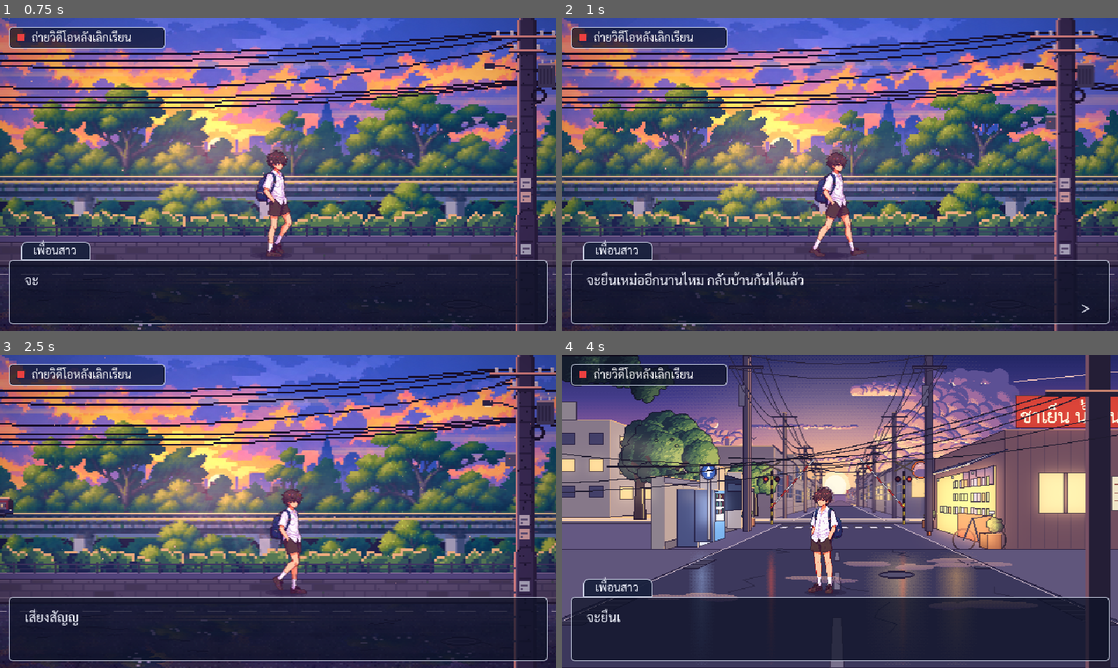
Above: before the commit, frames 1-4 (two rows, left to right).
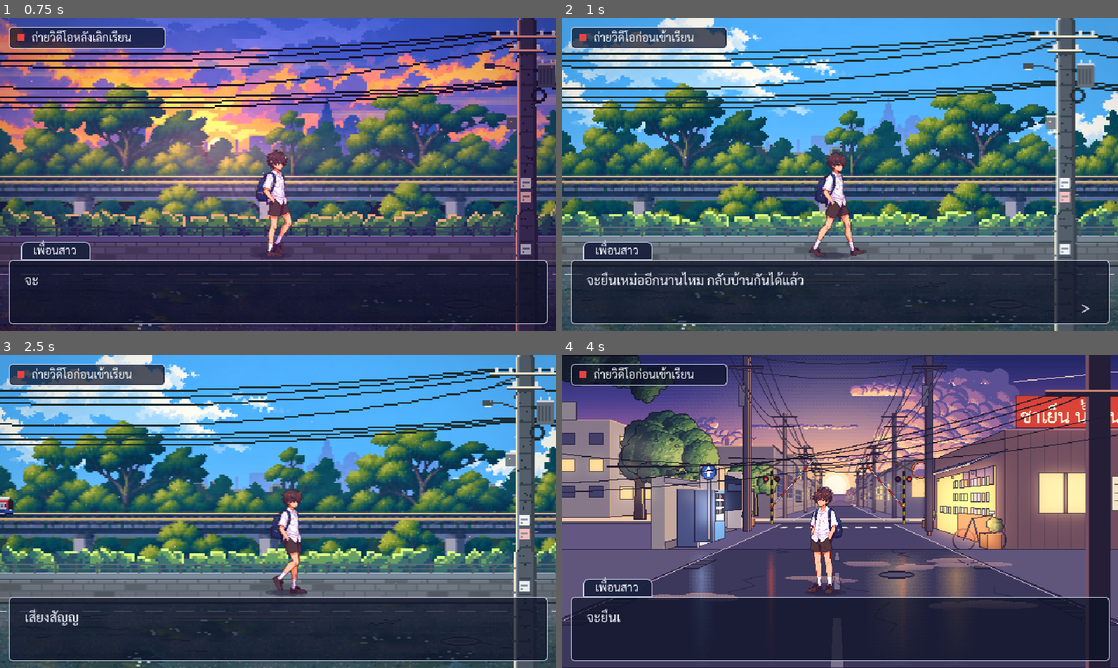
Above: after the commit, the same moments.

Repository: nerfmez/Story-game
Game: Godot game, scene res://scenes/main.tscn
The game is run twice, just before and just after one commit, with the same random seed, the same clock (stepped at 60 frames per second) and the same inputs.
Inputs (mouse positions are in pixels of both pictures, inside the frame that each line leads up to):
- Up to frame 1 (0.75 s): tap Enter (ui_accept) at 0.5 s; move the mouse to (400, 158) at 0.52 s; hold Right (ui_right) from 0.53 s (still down); tap M at 0.6 s; click (400, 158) at 0.67 s
- Up to frame 2 (1 s): keep holding Right (ui_right); tap Enter (ui_accept) at 0.77 s; tap T at 0.8 s
- Up to frame 3 (2.5 s): move the mouse to (166, 527) at 1.27 s; release Right (ui_right) at 1.28 s; hold Left (ui_left) 1.28-2.03 s; tap T at 1.35, 2.3 s; click (166, 527) at 1.42 s; tap Enter (ui_accept) at 1.52 s; tap M at 1.55, 2.1 s; move the mouse to (333, 442) at 2.02 s; hold Right (ui_right) from 2.03 s (still down); click (333, 442) at 2.17 s
- Up to frame 4 (4 s): move the mouse to (812, 574) at 2.77 s; tap T at 2.85, 3.8 s; click (812, 574) at 2.92 s; tap Enter (ui_accept) at 3.02, 3.77 s; tap M at 3.05 s; move the mouse to (1006, 558) at 3.52 s; release Right (ui_right) at 3.53 s; hold Left (ui_left) from 3.53 s (still down); tap Tab at 3.6 s; click (1006, 558) at 3.67 s

Frame 1 is identical in both runs. In frame 2, 61% of the frame differs, in the area x 0-100%, y 0-100%; in frame 3, 61%; in frame 4, 0.2%.

Commit message:
Morning version of the railway scene, chosen on the web start screen
The start screen now asks morning or evening. Morning swaps every sunset
texture for the same-named one in assets/bg/morning/ (built by the new
tools/compose_morning_scene.py from the user's blue sky and the sunset
layers recoloured by hue for daylight, plus a sunlit train), hides the
sunset-only layers, and changes the grade, dust, ambience (birds instead of
crickets), dialogue and mission text. T toggles it on desktop.
Start buttons react on press so touch works like the walk buttons.

Co-Authored-By: Claude Opus 5.5 <noreply@anthropic.com>
Claude-Session: https://claude.ai/code/session_011NAKRUA9btL4iodwTEM3Dh

Diff:
--- /dev/null
+++ b/data/chapter1_morning.json
@@ -0,0 +1,11 @@
+{
+  "lines": [
+    { "speaker": "", "text": "เช้าวันศุกร์ ฝนเมื่อคืนยังทิ้งแอ่งน้ำไว้บนถนนหน้าโรงเรียน ฟ้าใสเหมือนเพิ่งถูกล้างมา" },
+    { "speaker": "เพื่อนสาว", "text": "มาเช้าจัง ยังไม่ถึงเวลาเข้าแถวเลยนะ" },
+    { "speaker": "ฉัน", "text": "ขอถ่ายวิดีโอสักช็อต ฟ้าเช้านี้สวยมากเลย", "camera_x": 270 },
+    { "speaker": "", "text": "เสียงสัญญาณไม้กั้นดังขึ้น รถไฟเที่ยวเช้ากำลังจะผ่านมา", "event": "train", "camera_x": 320 },
+    { "speaker": "เพื่อนแว่น", "text": "ถ้าถ่ายติดรถไฟด้วยนี่ได้ฟีลหนังเลยนะ รีบเลย!", "camera_x": 370 },
+    { "speaker": "เพื่อนสาว", "text": "โอเค ถ่ายเสร็จแล้วแวะซื้อน้ำเต้าหู้ร้านป้าหน้าโรงเรียนกันก่อนเข้าแถวนะ วันนี้ป้าบอกว่าจะแถมปาท่องโก๋ให้ด้วย", "camera_x": 320 },
+    { "speaker": "", "text": "— จบฉากตัวอย่าง —" }
+  ]
+}
--- a/scripts/main.gd
+++ b/scripts/main.gd
@@ -3,6 +3,11 @@
 ## ใช้ได้ทั้งฉาก 2D (main.tscn) และ HD-2D (main_3d.tscn)
 
 @export_file("*.json") var dialogue_file := "res://data/chapter1.json"
+## บทของฉากตอนเช้า (เว้นว่าง = ใช้บทเดียวกัน)
+@export_file("*.json") var dialogue_file_morning := "res://data/chapter1_morning.json"
+## ข้อความภารกิจมุมจอ (เย็น / เช้า)
+@export var mission_text := "ถ่ายวิดีโอหลังเลิกเรียน"
+@export var mission_text_morning := "ถ่ายวิดีโอก่อนเข้าเรียน"
 ## กล้องที่มีฟังก์ชัน pan_to(x)
 @export var camera: Node
 ## รถไฟที่มีฟังก์ชัน pass_by()
@@ -13,6 +18,14 @@
 @onready var dialogue_box: DialogueBox = $UI/DialogueBox
 
 const SMOOTH_PIXEL := preload("res://shaders/smooth_pixel.gdshader")
+
+## ช่วงเวลาของฉาก: ภาพเย็นอยู่ใน assets/bg/sunset/ ภาพเช้าชื่อเดียวกันอยู่ใน assets/bg/morning/
+## (tools/compose_morning_scene.py) ตอนเช้าเปลี่ยนภาพทุกชั้นที่มีเวอร์ชันเช้า ซ่อนแสงอาทิตย์ตก
+## เปลี่ยนโทนสีทั้งจอ ฝุ่นในแสง และเสียงบรรยากาศ บนเว็บเลือกที่หน้าเริ่ม, บนเครื่องกด T สลับ
+@export var morning := false
+## ชั้นที่มีเฉพาะตอนเย็น (แสงอาทิตย์ แสงเรืองหน้าต่างรถไฟ เมฆเส้นสีส้ม)
+@export var evening_only: Array[NodePath] = [^"SunLight", ^"Wisps", ^"TrainLayer/Train/Glow"]
+const MORNING_AMBIENCE := "res://assets/audio/ambience_morning.ogg"
 
 
 func _ready() -> void:
@@ -23,6 +36,8 @@
 	var smooth := ShaderMaterial.new()
 	smooth.shader = SMOOTH_PIXEL
 	_use_smooth_pixels(self, smooth)
+	_evening_ambience = ($Ambience as AudioStreamPlayer).stream if has_node("Ambience") else null
+	set_morning(morning)
 	dialogue_box.line_started.connect(_on_line_started)
 	dialogue_box.finished.connect(_on_finished)
 	if OS.has_feature("web"):
@@ -34,7 +49,7 @@
 		dialogue_box.hide()
 		_show_start_screen()
 	else:
-		dialogue_box.start(load_lines(dialogue_file))
+		dialogue_box.start(load_lines(_dialogue_path()))
 
 
 ## เตรียมเสียงทุกไฟล์ไว้ล่วงหน้า (บนเว็บ Godot จะเตรียมตอนเล่นครั้งแรก ทำให้เสียงแรกช้า)
@@ -64,35 +79,122 @@
 	shade.color = Color(0.06, 0.03, 0.12, 0.55)
 	shade.set_anchors_preset(Control.PRESET_FULL_RECT)
 	_start_layer.add_child(shade)
+	var box := VBoxContainer.new()
+	box.set_anchors_preset(Control.PRESET_FULL_RECT)
+	box.alignment = BoxContainer.ALIGNMENT_CENTER
+	box.add_theme_constant_override("separation", 14)
+	_start_layer.add_child(box)
 	var label := Label.new()
-	label.text = "แตะเพื่อเริ่ม\n(เปิดเสียงด้วยนะ)"
+	label.text = "เลือกช่วงเวลาเพื่อเริ่ม\n(เปิดเสียงด้วยนะ)"
 	label.horizontal_alignment = HORIZONTAL_ALIGNMENT_CENTER
-	label.vertical_alignment = VERTICAL_ALIGNMENT_CENTER
-	label.set_anchors_preset(Control.PRESET_FULL_RECT)
-	label.add_theme_font_size_override("font_size", 22)
+	label.add_theme_font_size_override("font_size", 20)
 	label.add_theme_color_override("font_outline_color", Color(0.1, 0.05, 0.15))
 	label.add_theme_constant_override("outline_size", 6)
-	_start_layer.add_child(label)
+	box.add_child(label)
+	var row := HBoxContainer.new()
+	row.alignment = BoxContainer.ALIGNMENT_CENTER
+	row.add_theme_constant_override("separation", 18)
+	box.add_child(row)
+	for choice in [["เช้า", true, Color(0.36, 0.62, 0.9)], ["เย็น", false, Color(0.86, 0.46, 0.42)]]:
+		var button := Button.new()
+		button.text = choice[0]
+		button.custom_minimum_size = Vector2(110, 44)
+		button.add_theme_font_size_override("font_size", 20)
+		var style := StyleBoxFlat.new()
+		style.bg_color = choice[2]
+		style.set_corner_radius_all(10)
+		style.set_border_width_all(2)
+		style.border_color = Color(1, 1, 1, 0.8)
+		for state in ["normal", "hover", "pressed", "focus"]:
+			button.add_theme_stylebox_override(state, style)
+		# ตอบตอนกดลง (แบบปุ่มเดินบนจอ): บนมือถือการแตะแล้วปล่อยไม่ถึงปุ่มที่รอตอนปล่อย
+		button.action_mode = BaseButton.ACTION_MODE_BUTTON_PRESS
+		button.pressed.connect(_start.bind(choice[1]))
+		row.add_child(button)
 	var tween := label.create_tween().set_loops()  # ผูกกับ label: หยุดเองเมื่อ label ถูกลบ
-	tween.tween_property(label, "modulate:a", 0.45, 0.8)
+	tween.tween_property(label, "modulate:a", 0.55, 0.8)
 	tween.tween_property(label, "modulate:a", 1.0, 0.8)
 
 
 func _input(event: InputEvent) -> void:
+	# หน้าเริ่ม: กดปุ่มบนจอเพื่อเลือก, คีย์บอร์ด: M = เช้า, ปุ่มอื่น = ช่วงเวลาที่ตั้งไว้
+	if _start_layer == null or not (event is InputEventKey and event.pressed):
+		return
+	get_viewport().set_input_as_handled()
+	_start(true if event.keycode == KEY_M else morning)
+
+
+func _start(is_morning: bool) -> void:
 	if _start_layer == null:
 		return
-	var tapped: bool = (event is InputEventMouseButton and event.pressed) \
-		or (event is InputEventScreenTouch and event.pressed) \
-		or (event is InputEventKey and event.pressed)
-	if not tapped:
-		return
-	get_viewport().set_input_as_handled()
 	_start_layer.queue_free()
 	_start_layer = null
+	set_morning(is_morning)
 	var ambience := get_node_or_null("Ambience") as AudioStreamPlayer
 	if ambience:
 		ambience.play()
-	dialogue_box.start(load_lines(dialogue_file))
+	dialogue_box.start(load_lines(_dialogue_path()))
+
+
+var _evening_ambience: AudioStream
+
+
+func _dialogue_path() -> String:
+	return dialogue_file_morning if morning and dialogue_file_morning != "" else dialogue_file
+
+
+## สลับฉากเช้า/เย็น
+func set_morning(on: bool) -> void:
+	morning = on
+	var mission := get_node_or_null("UI/Mission/Row/Label") as Label
+	if mission:
+		mission.text = mission_text_morning if on else mission_text
+	_swap_textures(self, on)
+	for path in evening_only:
+		var node := get_node_or_null(path) as CanvasItem
+		if node:
+			node.visible = not on
+	var grade := get_node_or_null("Grade/Screen") as ColorRect
+	if grade and grade.material is ShaderMaterial:
+		var m := grade.material as ShaderMaterial
+		if on:   # เช้า: เงาฟ้าอ่อนๆ ไฮไลต์อุ่นนิดหน่อย ขอบจอมืดน้อยลง
+			m.set_shader_parameter("shadow_tint", Vector3(0.0, 0.03, 0.07))
+			m.set_shader_parameter("highlight_tint", Vector3(0.03, 0.02, 0.0))
+			m.set_shader_parameter("tint_amount", 0.3)
+			m.set_shader_parameter("vignette", 0.15)
+		else:    # ค่าเดิมของ shader (เย็น)
+			for param in ["shadow_tint", "highlight_tint", "tint_amount", "vignette"]:
+				m.set_shader_parameter(param, null)
+	var dust := get_node_or_null("Dust") as CPUParticles2D
+	if dust:
+		dust.modulate = Color(1.0, 1.25, 1.35, 0.7) if on else Color.WHITE   # ฝุ่นในแสงเช้า: ขาวอมฟ้า
+	var ambience := get_node_or_null("Ambience") as AudioStreamPlayer
+	if ambience and _evening_ambience:
+		var want: AudioStream = load(MORNING_AMBIENCE) if on else _evening_ambience
+		if ambience.stream != want:
+			var was_playing := ambience.playing
+			ambience.stream = want
+			if OS.has_feature("web") and not AudioServer.is_stream_registered_as_sample(want):
+				AudioServer.register_stream_as_sample(want)
+			if was_playing:
+				ambience.play()
+
+
+## เปลี่ยนภาพของทุก Sprite2D ที่มีเวอร์ชันเช้า (ชื่อไฟล์เดียวกันในโฟลเดอร์ morning)
+func _swap_textures(node: Node, on: bool) -> void:
+	for child in node.get_children():
+		if child is Sprite2D and child.texture:
+			if not child.has_meta("evening_texture"):
+				child.set_meta("evening_texture", child.texture)
+			var evening: Texture2D = child.get_meta("evening_texture")
+			var path := evening.resource_path
+			var morning_path := path.replace("/bg/sunset/", "/bg/morning/")
+			if on and morning_path != path and ResourceLoader.exists(morning_path):
+				child.texture = load(morning_path)
+			else:
+				child.texture = evening
+		if not child is CanvasLayer:
+			_swap_textures(child, on)
 
 
 func _use_smooth_pixels(node: Node, smooth: ShaderMaterial) -> void:
@@ -127,9 +229,11 @@
 func _unhandled_key_input(event: InputEvent) -> void:
 	if other_scene != "" and event.is_pressed() and event is InputEventKey and event.keycode == KEY_TAB:
 		get_tree().change_scene_to_file(other_scene)
+	if event.is_pressed() and event is InputEventKey and event.keycode == KEY_T:
+		set_morning(not morning)
 
 
 func _on_finished() -> void:
 	# ฉากตัวอย่าง: จบแล้ววนกลับไปเริ่มใหม่
 	await get_tree().create_timer(1.0).timeout
-	dialogue_box.start(load_lines(dialogue_file))
+	dialogue_box.start(load_lines(_dialogue_path()))
Binary file added: art_source/morning_sky.png
Not shown, added: assets/audio/ambience_morning.ogg.import
Binary file added: assets/bg/morning/city.png
Not shown, added: assets/bg/morning/city.png.import
Binary file added: assets/bg/morning/city_reflect.png
Not shown, added: assets/bg/morning/city_reflect.png.import
Binary file added: assets/bg/morning/foreground.png
Not shown, added: assets/bg/morning/foreground.png.import
Binary file added: assets/bg/morning/haze_far.png
Not shown, added: assets/bg/morning/haze_far.png.import
Binary file added: assets/bg/morning/haze_near.png
Not shown, added: assets/bg/morning/haze_near.png.import
(and 19 more such lines)
